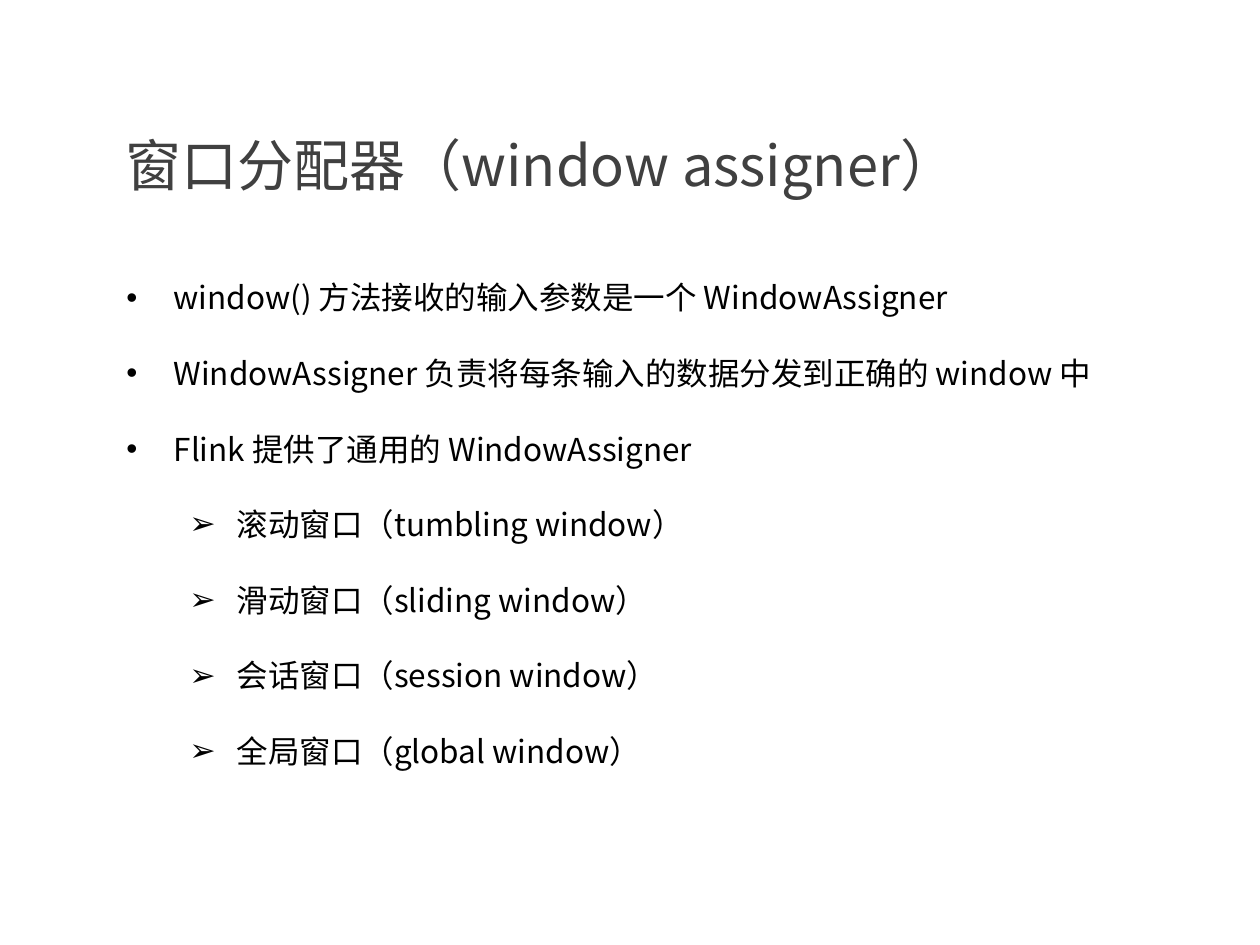
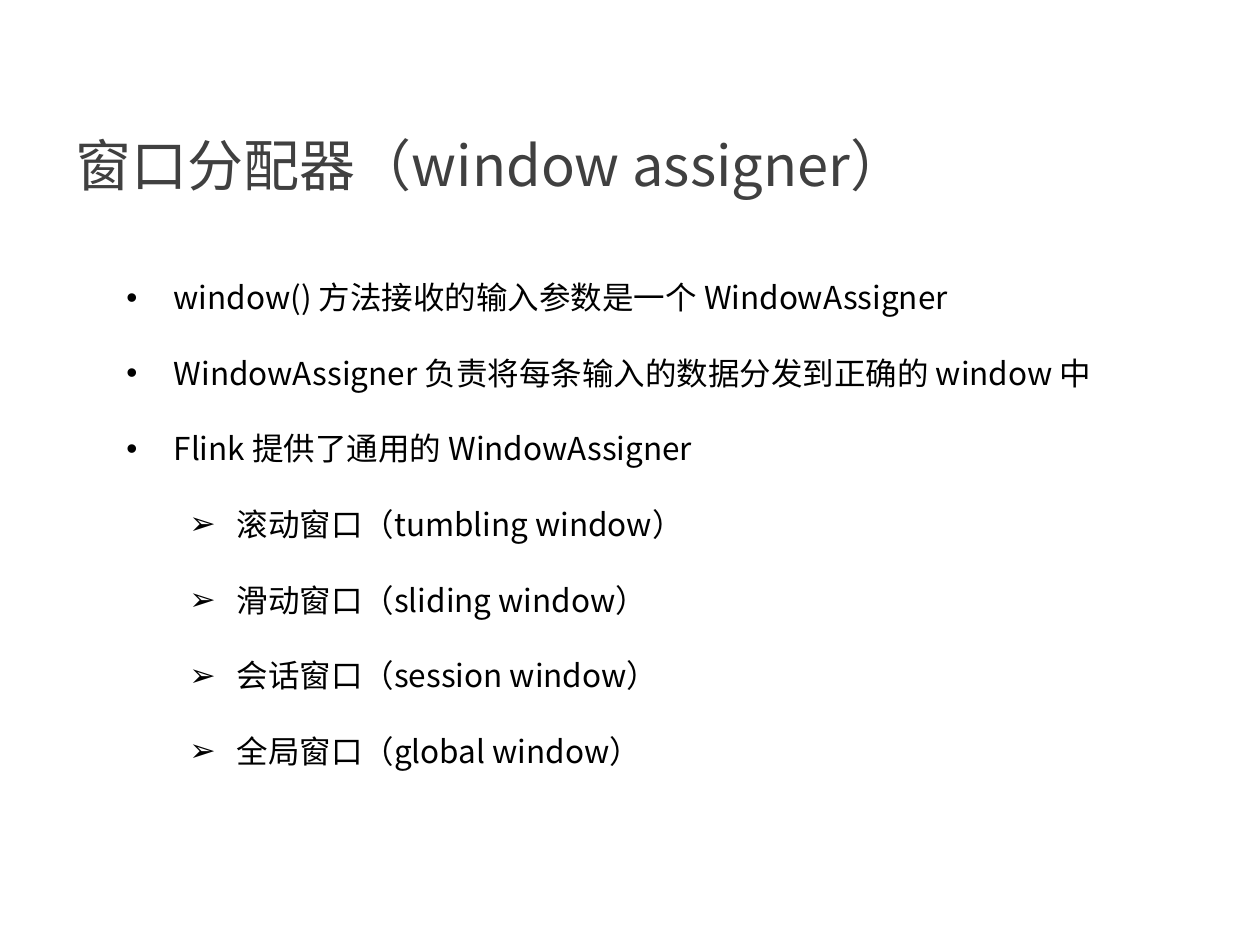
Before and after one commit to confucianzuoyuan/flink-tutorial, a slide deck: slide 10 of slides/3_Flink window API .pptx (slide 9 before the commit). Drawn at 1260x945 pixels with LibreOffice and Linux fonts; fonts in the diff are those of the drawing; background and template pictures are left out. Boxes give left, top, right and bottom in pixels: in the first picture for what was removed or moved away, otherwise in the second. Text is boxed around its words. In the diff, an @@ line names an element or a change of style, - is before the commit and + after.

```diff
--- a/slides/3_Flink window API .pptx
+++ b/slides/3_Flink window API .pptx
@@ text "窗口分配器（window assigner）" at bbox=[75, 138, 906, 200]: indent changed @@
```
Also in this commit, not shown: 13 other slides changed, 1 slide added, 3 other files.
